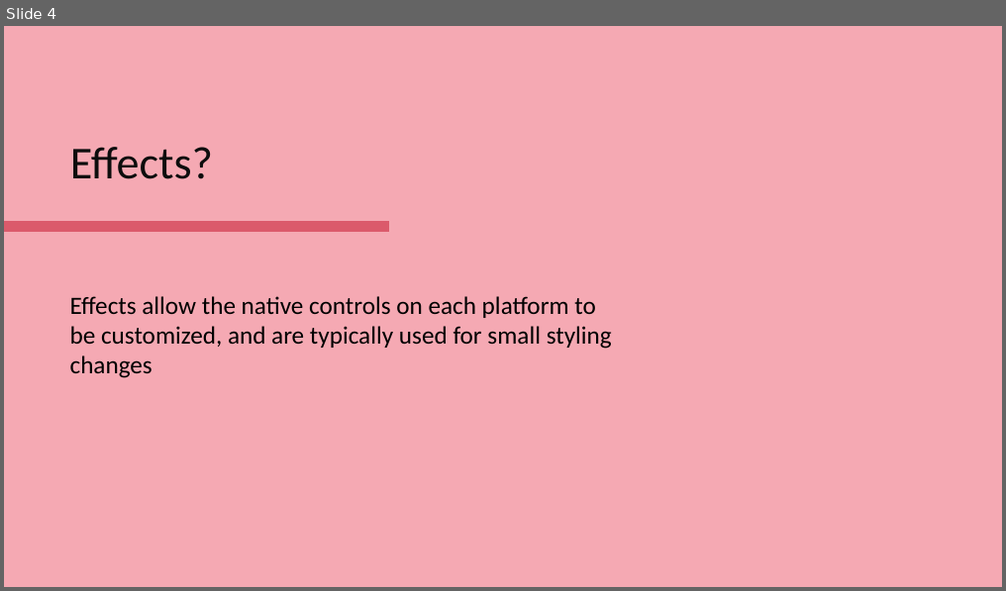
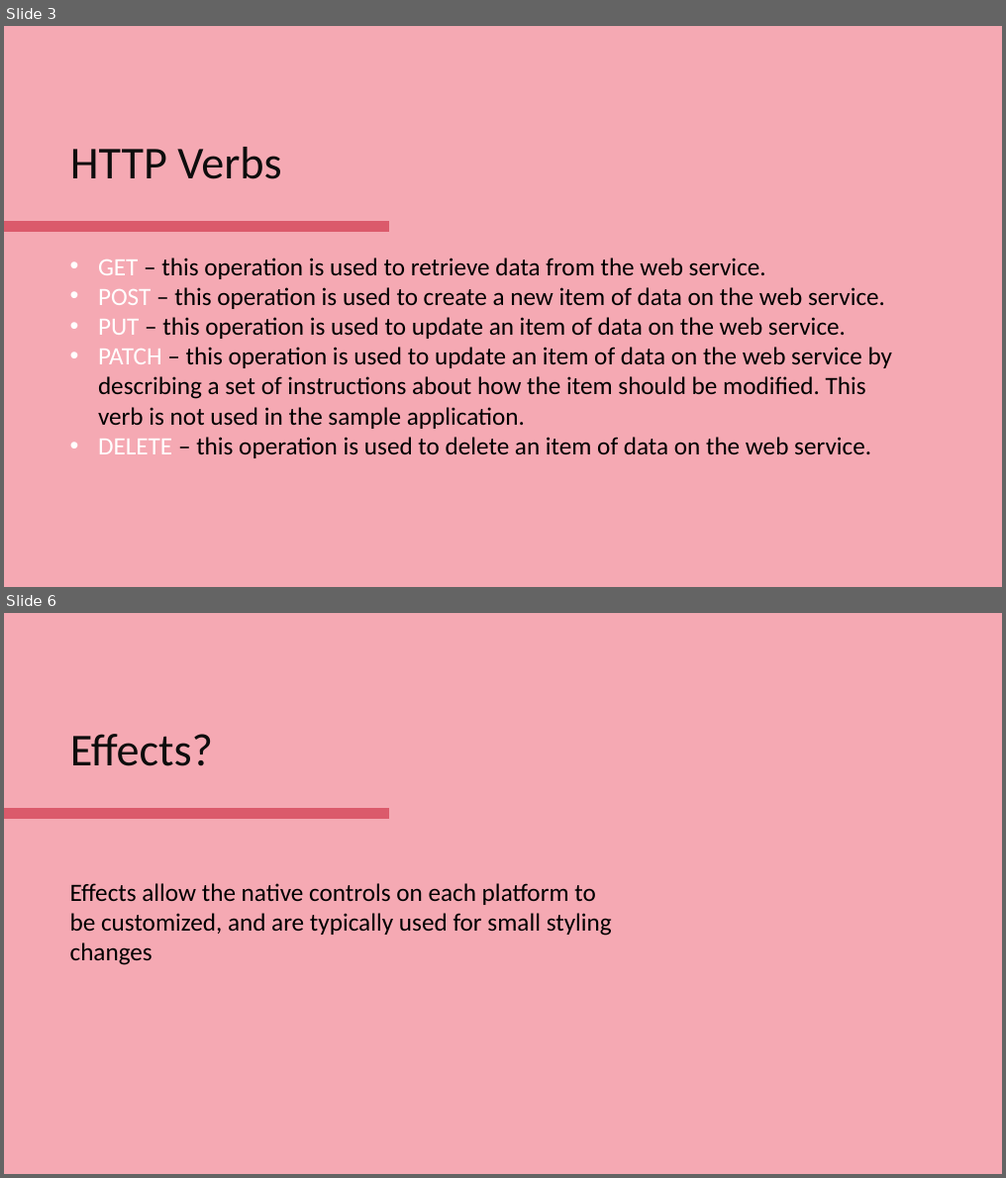
Before and after one commit to HopePH/Playground, a slide deck: PPT/WorkShop/REST Service.pptx. Shown one above the other, each under a label of ours: slide 4 before the commit, slides 3 and 6 after it; the slides between them are not shown. The pictures are 1006x591 and 1006x1178 pixels, drawn with LibreOffice and Linux fonts; fonts in the diff are those of the drawing. Boxes give left, top, right and bottom in pixels: in the first picture for what was removed or moved away, otherwise in the second. Text is boxed around its words. In the diff, an @@ line names an element or a change of style, - is before the commit and + after.

```diff
--- a/PPT/WorkShop/REST Service.pptx
+++ b/PPT/WorkShop/REST Service.pptx
@@ slide 3 added at box(4, 26, 1002, 587), background #F5A9B3 @@
@@ title added at box(70, 147, 281, 179), 44 pt, text #0D0D0D @@
+HTTP Verbs
@@ line added from (4, 227) to (389, 227), #DB5A6B 10 pt @@
@@ text added at box(98, 258, 893, 459), 24 pt, text #000000 @@
+• GET – this operation is used to retrieve data from the web service.
+• POST – this operation is used to create a new item of data on the web service.
+• PUT – this operation is used to update an item of data on the web service.
+• PATCH – this operation is used to update an item of data on the web service by describing a set of instructions about how the item should be modified. This verb is not used in the sample application.
+• DELETE – this operation is used to delete an item of data on the web service.
@@ what was slide 4 is now slide 6 @@
```
Also in this commit, not shown: 1 slide changed, 3 other slides added, 2 slides removed.
